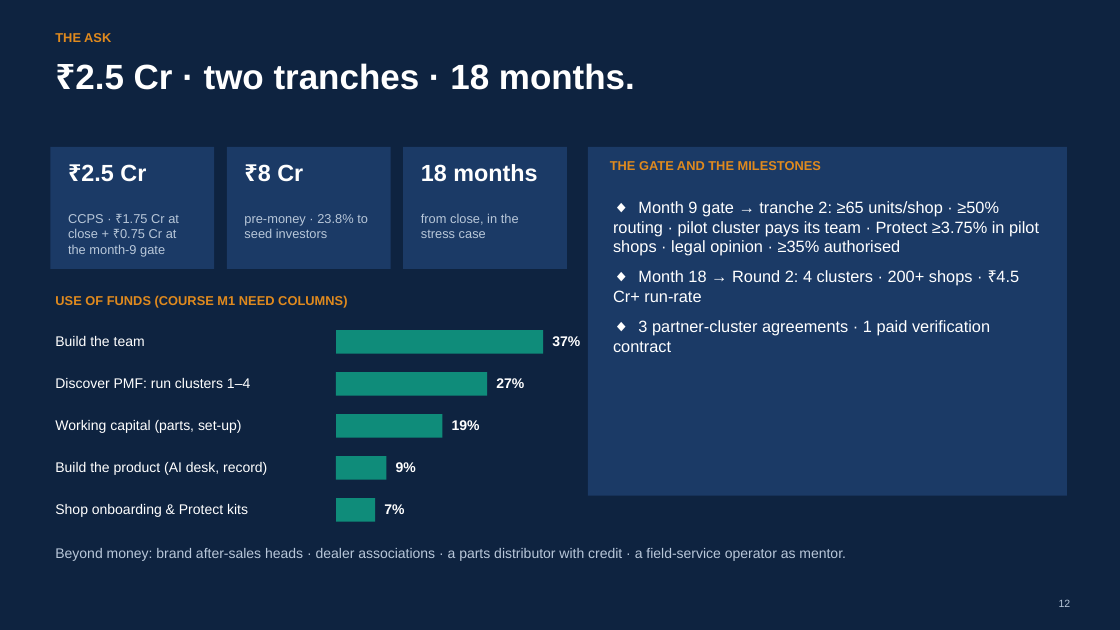
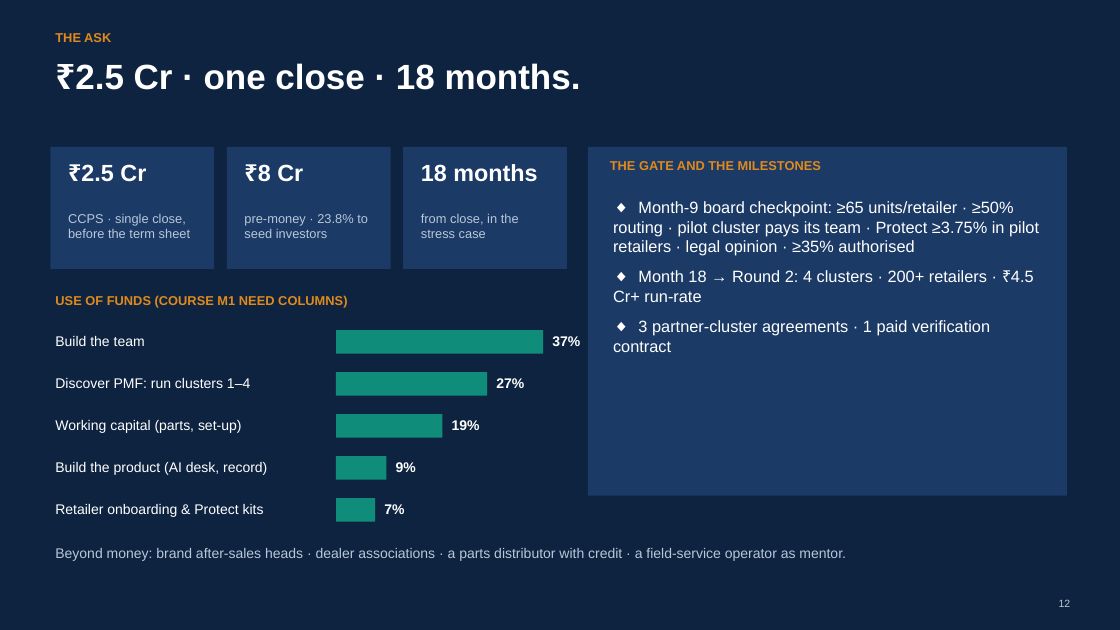
Before and after one commit to PrathyushaKalluri/keepwell, a slide deck: slide 12 of pitch_v2/deck/Keepwell_Seed_Deck.pptx. Drawn at 1120x630 pixels with LibreOffice and Linux fonts; fonts in the diff are those of the drawing. Boxes give left, top, right and bottom in pixels: in the first picture for what was removed or moved away, otherwise in the second. Text is boxed around its words. In the diff, an @@ line names an element or a change of style, - is before the commit and + after.

```diff
--- a/pitch_v2/deck/Keepwell_Seed_Deck.pptx
+++ b/pitch_v2/deck/Keepwell_Seed_Deck.pptx
@@ text at (75,63,581,90): text changed @@
-₹2.5 Cr · two tranches · 18 months.
+₹2.5 Cr · one close · 18 months.
@@ text at (613,201,1039,302): text changed @@
-◆ Month 9 gate → tranche 2: ≥65 units/shop · ≥50% routing · pilot cluster pays its team · Protect ≥3.75% in pilot shops · legal opinion · ≥35% authorised
-◆ Month 18 → Round 2: 4 clusters · 200+ shops · ₹4.5 Cr+ run-rate
+◆ Month-9 board checkpoint: ≥65 units/retailer · ≥50% routing · pilot cluster pays its team · Protect ≥3.75% in pilot retailers · legal opinion · ≥35% authorised
+◆ Month 18 → Round 2: 4 clusters · 200+ retailers · ₹4.5 Cr+ run-rate
@@ text at (68,214,190,238): text changed @@
-CCPS · ₹1.75 Cr at close + ₹0.75 Cr at the month-9 gate
+CCPS · single close, before the term sheet
@@ text at (55,504,264,517): text changed @@
-Shop onboarding & Protect kits
+Retailer onboarding & Protect kits
```
Also in this commit, not shown: 12 other slides changed, 1 slide added, 1 slide removed, 40 other files.
